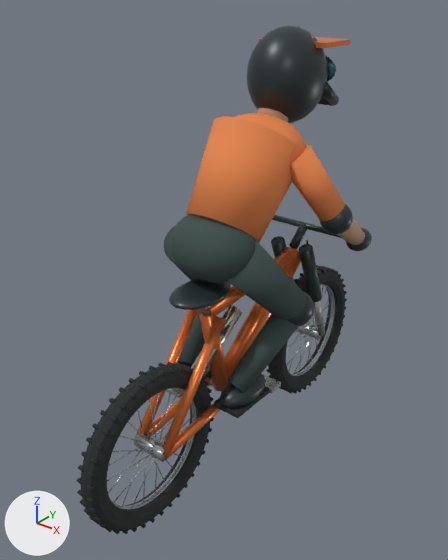
Two versions of the Blender file Rider.blend, one commit apart.
The view is the same before and after, from a camera (50 mm lens) standing at (1.76, -2.35, 2.47) and looking at (-0.06, -0.09, 1.07). The axes (+X, +Y, +Z) are drawn at lower left. The lights are the same throughout. The older version comes first.

The first picture shows 'BikeFrame', 'Handlebar', 'RiderSkin', 'SuspensionFork', 'WheelFront', 'WheelRear' and 2 more.
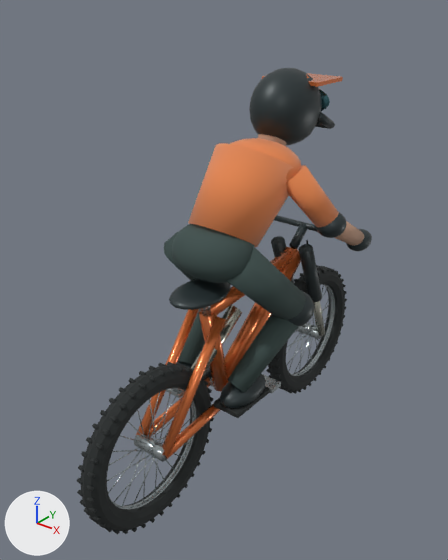
What changed in the scene script:
```text
Change me_sphere_001:
    used by ob_riderskin; location = (0.0, 0.0, 0.0)
    remove me_sphere_001.from_pydata(...)  # 3598 vertices, 3608 faces; spans x -0.46..0.46, y -0.42..0.67, z 0.48..2.27
    add me_sphere_001.from_pydata(...)  # 3598 vertices, 3608 faces; spans x -0.43..0.43, y -0.42..0.67, z 0.48..2.08
    me_sphere_001 part 1: the loose piece of 222 vertices spanning x -0.23..0.23, y -0.42..-0.06, z 1.15..1.49 is scaled about its middle by (0.959, 1, 0.834), then moved by (0.0, 0.0, -0.02)
    me_sphere_001 part 2: the loose piece of 48 vertices spanning x -0.24..0.24, y -0.32..0.3, z 1.28..1.9 is scaled about its middle by (0.931, 1, 0.82), then moved by (0.0, 0.0, -0.07)
    me_sphere_001 part 3: the loose piece of 222 vertices spanning x -0.25..0.25, y -0.07..0.29, z 1.57..1.89 is scaled about its middle by (0.93, 1, 0.82), then moved by (0.0, 0.0, -0.1)
    me_sphere_001 part 4: the loose piece of 222 vertices spanning x -0.08..0.08, y 0.15..0.31, z 1.77..1.97 is scaled about its middle by (0.912, 1, 0.82), then moved by (0.0, 0.0, -0.12)
    me_sphere_001 part 5: the loose piece of 222 vertices spanning x -0.19..0.19, y 0.12..0.56, z 1.81..2.27 is scaled about its middle by (0.87, 1, 0.82), then moved by (0.0, 0.0, -0.15)
    me_sphere_001 part 6: the loose piece of 222 vertices spanning x -0.17..0.17, y 0.49..0.55, z 1.97..2.14 is scaled about its middle by (0.86, 1, 0.82), then moved by (0.0, 0.0, -0.15)
    me_sphere_001 part 7: the loose piece of 56 vertices spanning x -0.19..0.19, y 0.35..0.6, z 2.18..2.2 is scaled about its middle by (0.86, 1, 0.82), then moved by (0.0, 0.0, -0.18)
    me_sphere_001 part 8: the loose piece of 24 vertices spanning x 0.09..0.19, y 0.42..0.62, z 1.87..2.02 is scaled about its middle by (0.812, 1, 0.82), then moved by (-0.02, 0.0, -0.13)
    me_sphere_001 part 9: the loose piece of 24 vertices spanning x -0.12..0.12, y 0.58..0.64, z 1.87..1.93 is scaled about its middle by (0.901, 1, 0.82), then moved by (0.0, 0.0, -0.13)
    me_sphere_001 part 10: the loose piece of 40 vertices spanning x 0.14..0.44, y 0.04..0.32, z 1.37..1.77 is scaled about its middle by (0.93, 1, 0.82), then moved by (-0.02, 0.0, -0.07)
    me_sphere_001 part 11: the loose piece of 222 vertices spanning x 0.3..0.46, y 0.17..0.33, z 1.33..1.49 is scaled about its middle by (0.93, 1, 0.82), then moved by (-0.03, 0.0, -0.04)
    me_sphere_001 part 12: 34 of the vertices in x -0.28..0.28, y -0.33..-0.16, z 1.24..1.38 are scaled about their middle by (0.96, 1, 0.82), then moved by (0.0, 0.0, -0.02)
    me_sphere_001 part 13: 20 of the vertices in x 0.32..0.44, y 0.21..0.29, z 1.36..1.46 are moved by (-0.03, 0.0, -0.04)
    other edits to the shape of me_sphere_001 do not show in these pictures
```

Changed parts and their boxes (x1, y1, x2, y2) in the pictures (448 x 560 px; the box of a moved part takes in the faces that stretch with it):
'RiderSkin', reshaped (11% shorter)
    before: (163, 26, 372, 418)
    after: (164, 68, 372, 418)
part 1 of me_sphere_001, moved or reshaped
    before: (170, 214, 257, 283)
    after: (172, 224, 255, 283)
part 2 of me_sphere_001, moved or reshaped
    before: (186, 116, 298, 243)
    after: (188, 143, 294, 247)
part 3 of me_sphere_001, moved or reshaped
    before: (235, 113, 305, 163)
    after: (230, 138, 301, 181)
part 4 of me_sphere_001, moved or reshaped (mostly hidden)
    before: (258, 108, 288, 122)
    after: (258, 134, 286, 146)
part 5 of me_sphere_001, moved or reshaped
    before: (247, 26, 328, 123)
    after: (249, 68, 322, 145)
part 6 of me_sphere_001, moved or reshaped (mostly hidden)
    before: (325, 56, 336, 82)
    after: (319, 90, 330, 111)
part 7 of me_sphere_001, moved or reshaped
    before: (258, 37, 351, 48)
    after: (262, 73, 343, 87)
part 8 of me_sphere_001, moved or reshaped
    before: (323, 82, 339, 105)
    after: (317, 112, 335, 129)
part 9 of me_sphere_001, moved or reshaped
    before: (318, 95, 334, 106)
    after: (315, 122, 331, 129)
part 10 of me_sphere_001, moved or reshaped
    before: (290, 145, 345, 221)
    after: (286, 165, 339, 228)
part 11 of me_sphere_001, moved or reshaped
    before: (320, 204, 353, 234)
    after: (315, 212, 346, 238)
part 12 of me_sphere_001, moved or reshaped
    before: (163, 226, 307, 320)
    after: (164, 232, 306, 320)
part 13 of me_sphere_001, moved or reshaped
    before: (337, 219, 365, 245)
    after: (334, 221, 364, 246)
